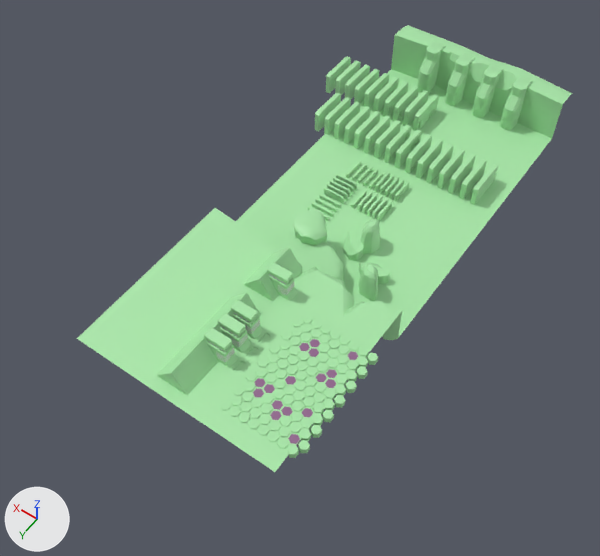
One commit to the glTF model public/models/floor5.glb: the scene before it, then after it.
Both versions are drawn from a 50 mm lens placed at (-37.9, 33.9, 94.3), pointed at (8.7, -31.4, -8.2). The axes (+X, +Y, +Z) are drawn at lower left. The lights are the same throughout. Vertices at the same position are counted once.

Objects in the first picture: 'bossfloor'.
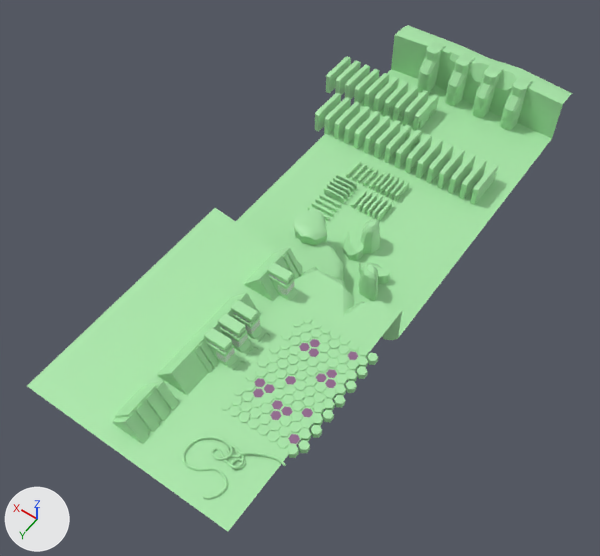
Where the newer file only moved an object's origin or applied its transform, the numbers keep the older frame.

Pixel boxes (x1, y1, x2, y2) of what changed, in the pictures (600 x 556 px; the box of a moved part takes in the faces that stretch with it):
'bossfloor', reshaped
    before: (77, 25, 573, 472)
    after: (27, 25, 573, 531)
part 1 of me_bossfloor, added
    after: (147, 381, 179, 411)
part 2 of me_bossfloor, added
    after: (146, 392, 170, 422)
part 3 of me_bossfloor, added
    after: (135, 403, 160, 433)
part 4 of me_bossfloor, added (green)
    after: (112, 414, 149, 444)
part 5 of me_bossfloor, added (green)
    after: (115, 385, 171, 434)
part 6 of me_bossfloor, added
    after: (199, 342, 218, 368)
part 7 of me_bossfloor, added
    after: (287, 249, 303, 276)
part 8 of me_bossfloor, added
    after: (283, 254, 299, 279)
part 9 of me_bossfloor, added (green)
    after: (182, 436, 286, 499)
part 10 of me_bossfloor, moved or reshaped
    before: (77, 208, 310, 472)
    after: (27, 208, 310, 531)

The change, as a list of edits to the scene's bpy script:
```text
Change me_bossfloor:
    used by ob_bossfloor; location = (6.8, 0.0, 0.0)
    verts and faces of me_bossfloor; kept vertices keep their numbers, new ones are numbered from 3252
    before: 1154 (-16.8, 0.0, 0.0) at pixel (274, 472), 1155 (16.8, 0.0, 0.0) at pixel (76, 338)
    remove me_bossfloor.from_pydata(...)  # 3252 vertices, 5525 faces; spans x -18.2..23.4, y -87.8..0.0, z -9.8..4.1
    add me_bossfloor.from_pydata(...)  # 5858 vertices, 10673 faces; spans x -18.2..23.4, y -87.8..9.1, z -9.8..4.1
    me_bossfloor part 1: the loose piece of 8 vertices spanning x -1.3..5.0, y -17.6..-1.9, z -1.1..3.5 is copied, and the copy is scaled about its middle by (1, 0.0803, 1), then moved by (0.0, 10.0, 0.0); it spans x -1.3..5.0, y -0.5..0.8, z -1.1..3.5
    me_bossfloor part 2: the loose piece of 8 vertices spanning x -1.3..5.0, y -17.6..-1.9, z -1.1..3.5 is copied, and the copy is scaled about its middle by (1, 0.0803, 1), then moved by (0.0, 11.9, 0.0); it spans x -1.3..5.0, y 1.4..2.7, z -1.1..3.5
    me_bossfloor part 3: the loose piece of 8 vertices spanning x -1.3..5.0, y -17.6..-1.9, z -1.1..3.5 is copied, and the copy is scaled about its middle by (1, 0.0803, 1), then moved by (0.0, 13.8, 0.0); it spans x -1.3..5.0, y 3.4..4.6, z -1.1..3.5
    me_bossfloor part 4: the loose piece of 8 vertices spanning x -1.3..5.0, y -17.6..-1.9, z -1.1..3.5 is copied, and the copy is scaled about its middle by (1, 0.0803, 1), then moved by (0.0, 15.7, 0.0); it spans x -1.3..5.0, y 5.3..6.6, z -1.1..3.5
    me_bossfloor part 5: the loose piece of 8 vertices spanning x -1.3..5.0, y -17.6..-1.9, z -1.1..3.5 is copied, and the copy is scaled about its middle by (1, 0.334, 1), then moved by (0.4, 12.9, 0.0); it spans x -0.9..5.4, y 0.5..5.7, z -1.1..3.5
    me_bossfloor part 6: the loose piece of 8 vertices spanning x -1.3..5.0, y -17.6..-1.9, z -1.1..3.5 is copied, and the copy is scaled about its middle by (1, 0.0422, 1), then moved by (-0.3, 2.2, 0.0); it spans x -1.6..4.7, y -7.9..-7.2, z -1.1..3.5
    me_bossfloor part 7: the loose piece of 8 vertices spanning x -1.3..5.0, y -27.6..-20.5, z -1.1..3.5 is copied, and the copy is scaled about its middle by (1, 0.094, 1), then moved by (-0.3, -3.0, 0.0); it spans x -1.6..4.7, y -27.3..-26.7, z -1.1..3.5
    me_bossfloor part 8: the loose piece of 8 vertices spanning x -1.3..5.0, y -27.6..-20.5, z -1.1..3.5 is copied, and the copy is scaled about its middle by (1, 0.094, 1), then moved by (-0.3, -2.0, 0.0); it spans x -1.6..4.7, y -26.4..-25.7, z -1.1..3.5
    me_bossfloor part 9: a new loose piece of 2534 vertices spanning x -17.4..-5.9, y -1.7..7.6, z -0.1..0.6, in mat_gray (green #a9e7a9)
    me_bossfloor part 10
    add verts[1154] = (-16.8, 9.1, 0.0)  # moved, pixel (228, 531)
    add verts[1155] = (16.8, 9.1, 0.0)  # moved, pixel (26, 385)
```
